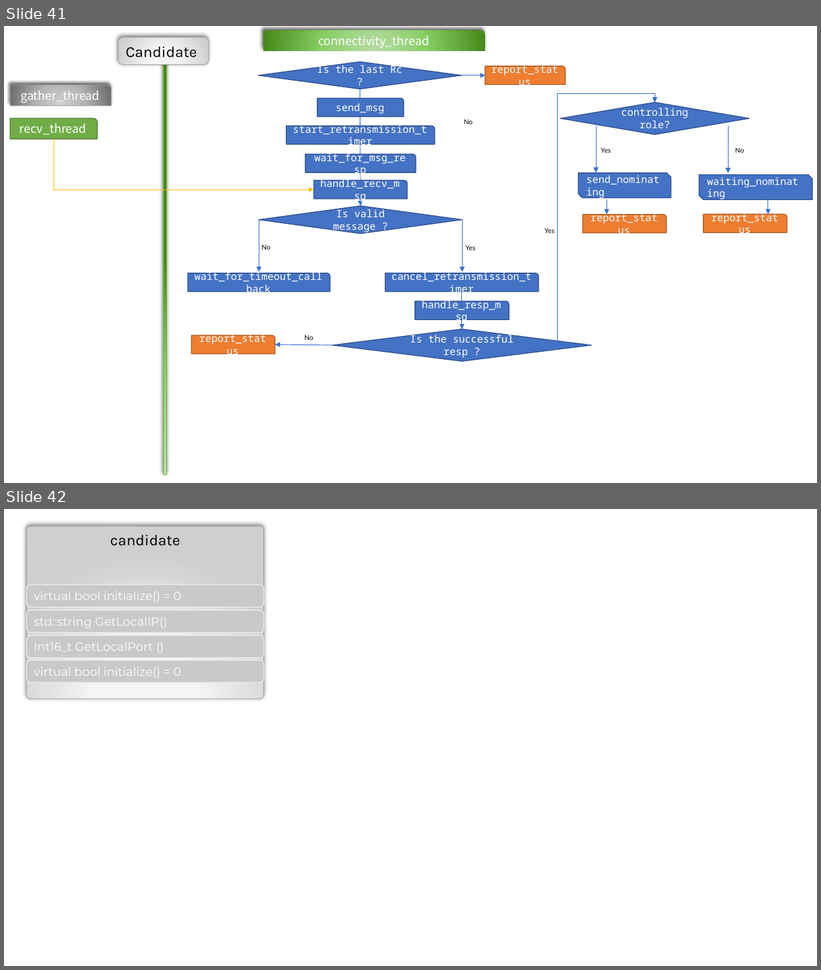
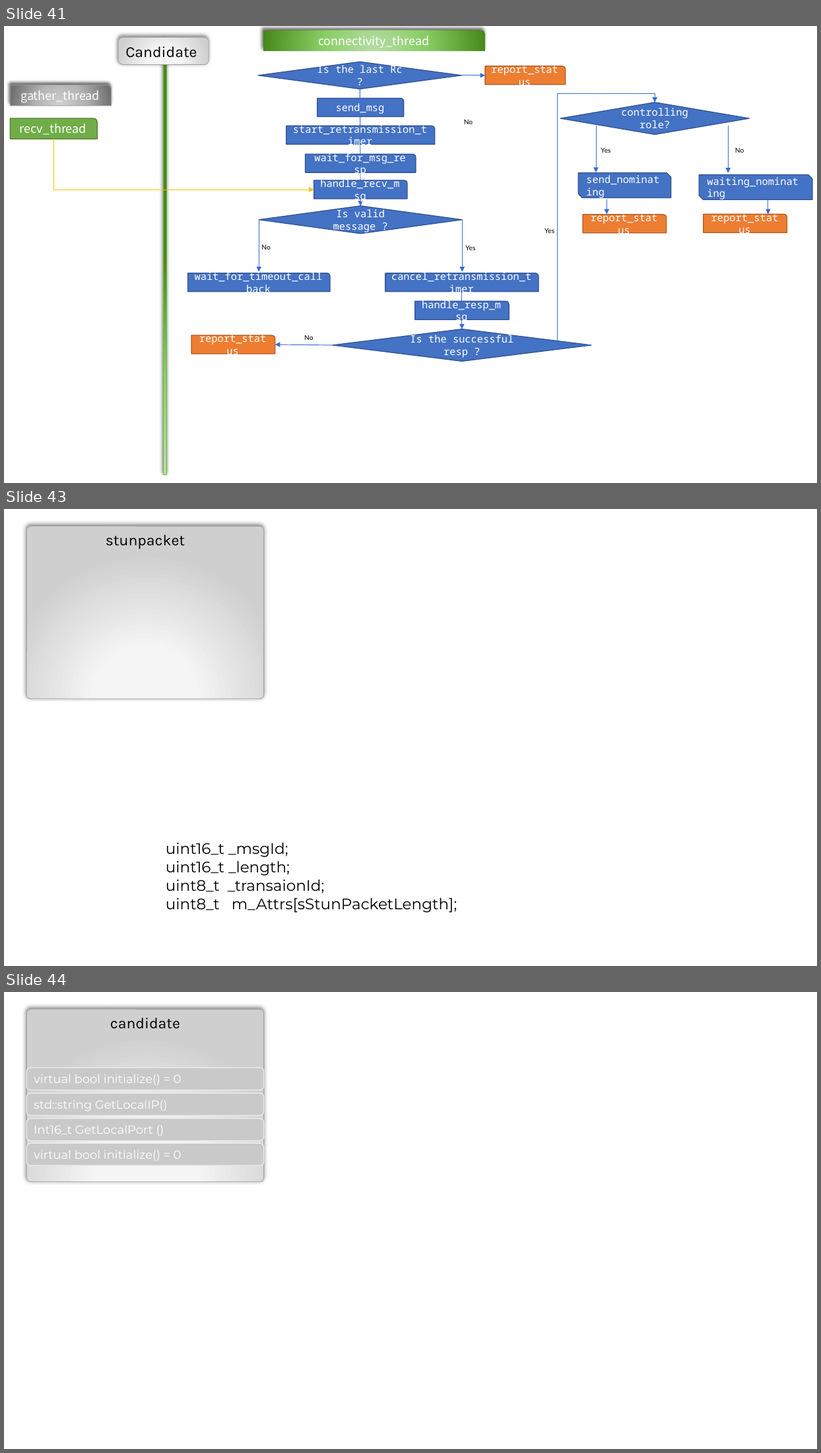
Before and after one commit to httpmail/ice, a slide deck: docs.pptx. Shown one above the other, each under a label of ours: slides 41 and 42 before the commit, slides 41, 43 and 44 after it; the slides between them are not shown. The pictures are 821x970 and 821x1453 pixels, drawn with LibreOffice and Linux fonts; fonts in the diff are those of the drawing. Boxes give left, top, right and bottom in pixels: in the first picture for what was removed or moved away, otherwise in the second. Text is boxed around its words. In the diff, an @@ line names an element or a change of style, - is before the commit and + after.

```diff
--- a/docs.pptx
+++ b/docs.pptx
@@ slide 43 added at [4,509,817,966], background #FFFFFF @@
@@ rounded rectangle added at [26,526,264,698], fill gradient #F8F8F8 to #F5F5F5 to #CFCFCF, outline #A5A5A5 0.75 pt, 18 pt, text #000000 @@
+stunpacket
@@ text added at [166,843,457,913], 18 pt, text #000000 @@
+uint16_t _msgId;
+uint16_t _length;
+uint8_t _transaionId;
+uint8_t m_Attrs[sStunPacketLength];
@@ what was slide 42 is now slide 44 @@
```
Also in this commit, not shown: 2 other slides added, 6 other files.
